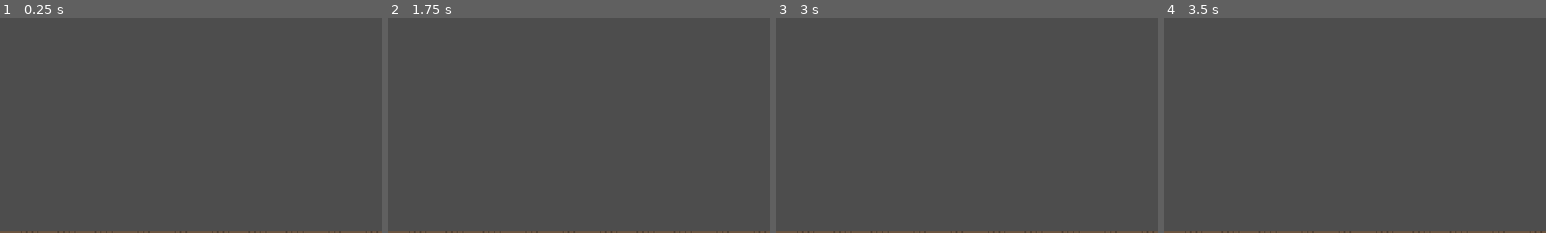
Above: before the commit, frames 1-4 (left to right).
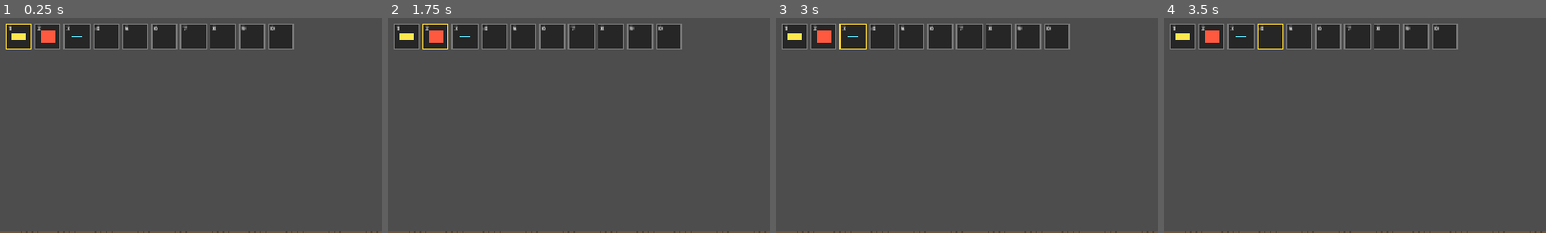
Above: after the commit, the same moments.

Repository: meyer1994/trr
Game: Godot game, scene res://scenes/main.tscn
Same seed, same stepped clock (60 frames per second), same inputs: the game is played once before the commit and once after it.
Inputs (mouse positions are % of the whole screen's width and height, from its top left):
- Up to frame 1 (0.25 s): no input
- Up to frame 2 (1.75 s): tap Enter at 0.5 s; move the mouse to (72, 45) at 0.52 s; press the mouse at (72, 45) at 0.53 s; hold Right (move_right) from 0.53 s (still down); tap Space (jump) at 0.77, 1.25, 1.52 s; tap 1 at 0.8, 1.35 s; move the mouse to (30, 55) at 1.27 s; release the mouse at (30, 55) at 1.28 s; tap 2 at 1.55 s
- Up to frame 3 (3 s): tap Enter at 2 s; move the mouse to (60, 28) at 2.02 s; release Right (move_right) at 2.03 s; hold Left (move_left) 2.03-2.78 s; tap 2 at 2.1 s; tap 3 at 2.3, 2.85 s; tap Space (jump) at 2.75 s; move the mouse to (45, 70) at 2.77 s; hold Right (move_right) from 2.78 s (still down)
- Up to frame 4 (3.5 s): keep holding Right (move_right); tap Space (jump) at 3.02 s; tap 4 at 3.05 s
The pictures show only the part of the screen within x 0-50%, y 0-50%; the shares and areas given below are measured in that part.

The runs differ from the first frame. In frame 1, 8.2% of the frame differs, in the area x 1-77%, y 2-15%; in frame 2, 8.2%; in frame 3, 8.2%; in frame 4, 8.2%.

Commit message:
Add 10-slot hotbar with number-key selection of projectile tools
Co-authored-by: Cursor <cursoragent@cursor.com>

Diff:
--- a/scenes/main.tscn
+++ b/scenes/main.tscn
@@ -1,7 +1,12 @@
-[gd_scene load_steps=4 format=3]
+[gd_scene load_steps=9 format=3]
 
 [ext_resource type="Script" path="res://scripts/player.gd" id="1_player"]
 [ext_resource type="Script" path="res://scripts/map.gd" id="2_map"]
+[ext_resource type="Script" path="res://scripts/hotbar.gd" id="3_hotbar"]
+[ext_resource type="Script" path="res://scripts/tool.gd" id="4_tool"]
+[ext_resource type="Resource" path="res://tools/blaster.tres" id="5_blaster"]
+[ext_resource type="Resource" path="res://tools/bomb.tres" id="6_bomb"]
+[ext_resource type="Resource" path="res://tools/needle.tres" id="7_needle"]
 
 [sub_resource type="RectangleShape2D" id="RectangleShape2D_player"]
 size = Vector2(13.6, 13.6)
@@ -13,10 +18,11 @@
 script = ExtResource("2_map")
 player = NodePath("../Player")
 
-[node name="Player" type="CharacterBody2D" parent="."]
+[node name="Player" type="CharacterBody2D" parent="." node_paths=PackedStringArray("hotbar")]
 position = Vector2(576, 480)
 collision_layer = 2
 script = ExtResource("1_player")
+hotbar = NodePath("../UI/Hotbar")
 
 [node name="CollisionShape2D" type="CollisionShape2D" parent="Player"]
 shape = SubResource("RectangleShape2D_player")
@@ -27,3 +33,14 @@
 offset_right = 6.8
 offset_bottom = 6.8
 color = Color(0.95, 0.55, 0.2, 1)
+
+[node name="UI" type="CanvasLayer" parent="."]
+
+[node name="Hotbar" type="HBoxContainer" parent="UI"]
+offset_left = 8.0
+offset_top = 8.0
+offset_right = 444.0
+offset_bottom = 48.0
+theme_override_constants/separation = 4
+script = ExtResource("3_hotbar")
+tools = Array[ExtResource("4_tool")]([ExtResource("5_blaster"), ExtResource("6_bomb"), ExtResource("7_needle")])
--- /dev/null
+++ b/scripts/hotbar.gd
@@ -0,0 +1,68 @@
+class_name Hotbar
+extends HBoxContainer
+
+const SLOT_COUNT := 10
+const SLOT_SIZE := Vector2(40, 40)
+const SLOT_KEYS: Array[Key] = [KEY_1, KEY_2, KEY_3, KEY_4, KEY_5, KEY_6, KEY_7, KEY_8, KEY_9, KEY_0]
+const ICON_SCALE := 2.0
+const BACKGROUND_COLOR := Color(0, 0, 0, 0.5)
+const BORDER_COLOR := Color(1, 1, 1, 0.25)
+const SELECTED_BORDER_COLOR := Color(1, 0.85, 0.2)
+
+@export var tools: Array[Tool] = []
+
+var selected_index := 0
+var selected_tool: Tool:
+	get:
+		return tools[selected_index] if selected_index < tools.size() else null
+
+var _slot_styles: Array[StyleBoxFlat] = []
+
+
+func _ready() -> void:
+	mouse_filter = MOUSE_FILTER_IGNORE
+	for index in SLOT_COUNT:
+		add_child(_build_slot(index))
+	_refresh_selection()
+
+
+func _unhandled_input(event: InputEvent) -> void:
+	if not (event is InputEventKey and event.pressed and not event.echo):
+		return
+	var index := SLOT_KEYS.find(event.physical_keycode)
+	if index != -1:
+		selected_index = index
+		_refresh_selection()
+		get_viewport().set_input_as_handled()
+
+
+func _build_slot(index: int) -> Control:
+	var style := StyleBoxFlat.new()
+	style.bg_color = BACKGROUND_COLOR
+	style.set_border_width_all(2)
+	_slot_styles.append(style)
+
+	var slot := Panel.new()
+	slot.custom_minimum_size = SLOT_SIZE
+	slot.mouse_filter = MOUSE_FILTER_IGNORE
+	slot.add_theme_stylebox_override("panel", style)
+
+	if index < tools.size() and tools[index] != null:
+		var icon := ColorRect.new()
+		icon.mouse_filter = MOUSE_FILTER_IGNORE
+		icon.color = tools[index].color
+		icon.size = tools[index].projectile_size * ICON_SCALE
+		icon.position = (SLOT_SIZE - icon.size) / 2
+		slot.add_child(icon)
+
+	var label := Label.new()
+	label.text = str((index + 1) % 10)
+	label.position = Vector2(4, 0)
+	label.add_theme_font_size_override("font_size", 10)
+	slot.add_child(label)
+	return slot
+
+
+func _refresh_selection() -> void:
+	for index in _slot_styles.size():
+		_slot_styles[index].border_color = SELECTED_BORDER_COLOR if index == selected_index else BORDER_COLOR
--- a/scripts/player.gd
+++ b/scripts/player.gd
@@ -5,7 +5,8 @@
 const FALL_LIMIT_Y := 1000.0
 const PROJECTILE_SCENE := preload("res://scenes/projectile.tscn")
 const PROJECTILE_SPAWN_OFFSET := 12.0
-const FIRE_INTERVAL := 0.1
+
+@export var hotbar: Hotbar
 
 @onready var spawn_position := position
 var fire_cooldown := 0.0
@@ -21,9 +22,10 @@
 	velocity.x = Input.get_axis("move_left", "move_right") * SPEED
 
 	fire_cooldown = maxf(fire_cooldown - delta, 0.0)
-	if Input.is_action_pressed("shoot") and fire_cooldown == 0.0:
-		_shoot()
-		fire_cooldown = FIRE_INTERVAL
+	var tool := hotbar.selected_tool if hotbar else null
+	if tool and Input.is_action_pressed("shoot") and fire_cooldown == 0.0:
+		_shoot(tool)
+		fire_cooldown = tool.fire_interval
 
 	move_and_slide()
 
@@ -32,12 +34,13 @@
 		velocity = Vector2.ZERO
 
 
-func _shoot() -> void:
+func _shoot(tool: Tool) -> void:
 	var aim := global_position.direction_to(get_global_mouse_position())
 	if aim == Vector2.ZERO:
 		aim = Vector2.RIGHT
 
 	var projectile := PROJECTILE_SCENE.instantiate()
 	projectile.direction = aim
+	projectile.tool = tool
 	projectile.position = position + aim * PROJECTILE_SPAWN_OFFSET
 	get_parent().add_child(projectile)
--- a/scripts/projectile.gd
+++ b/scripts/projectile.gd
@@ -1,21 +1,25 @@
 extends Node2D
 
-const SPEED := 700.0
 const LIFETIME := 2.0
-const BLAST_RADIUS := 10.0
 const WORLD_COLLISION_MASK := 1
 
 var direction := Vector2.RIGHT
+var tool: Tool
+
+@onready var body: ColorRect = $ColorRect
 
 
 func _ready() -> void:
 	rotation = direction.angle()
+	body.color = tool.color
+	body.size = tool.projectile_size
+	body.position = -tool.projectile_size / 2
 	get_tree().create_timer(LIFETIME).timeout.connect(queue_free)
 
 
 func _physics_process(delta: float) -> void:
 	# Ray-cast each step so fast shots can't skip over thin walls between frames.
-	var next_position := global_position + direction * SPEED * delta
+	var next_position := global_position + direction * tool.speed * delta
 	var query := PhysicsRayQueryParameters2D.create(global_position, next_position, WORLD_COLLISION_MASK)
 	query.hit_from_inside = true
 	var hit := get_world_2d().direct_space_state.intersect_ray(query)
@@ -24,5 +28,5 @@
 		return
 
 	if hit.collider.has_method("destroy_area"):
-		hit.collider.destroy_area(hit.position, BLAST_RADIUS)
+		hit.collider.destroy_area(hit.position, tool.blast_radius)
 	queue_free()
--- /dev/null
+++ b/scripts/tool.gd
@@ -0,0 +1,9 @@
+class_name Tool
+extends Resource
+
+@export var display_name := ""
+@export var color := Color.WHITE
+@export var projectile_size := Vector2(12, 6)
+@export var speed := 700.0
+@export var blast_radius := 10.0
+@export var fire_interval := 0.1
--- /dev/null
+++ b/tools/blaster.tres
@@ -0,0 +1,12 @@
+[gd_resource type="Resource" script_class="Tool" load_steps=2 format=3]
+
+[ext_resource type="Script" path="res://scripts/tool.gd" id="1_tool"]
+
+[resource]
+script = ExtResource("1_tool")
+display_name = "Blaster"
+color = Color(1, 0.9, 0.3, 1)
+projectile_size = Vector2(12, 6)
+speed = 700.0
+blast_radius = 10.0
+fire_interval = 0.1
--- /dev/null
+++ b/tools/bomb.tres
@@ -0,0 +1,12 @@
+[gd_resource type="Resource" script_class="Tool" load_steps=2 format=3]
+
+[ext_resource type="Script" path="res://scripts/tool.gd" id="1_tool"]
+
+[resource]
+script = ExtResource("1_tool")
+display_name = "Bomb"
+color = Color(1, 0.35, 0.25, 1)
+projectile_size = Vector2(10, 10)
+speed = 400.0
+blast_radius = 28.0
+fire_interval = 0.4
--- /dev/null
+++ b/tools/needle.tres
@@ -0,0 +1,12 @@
+[gd_resource type="Resource" script_class="Tool" load_steps=2 format=3]
+
+[ext_resource type="Script" path="res://scripts/tool.gd" id="1_tool"]
+
+[resource]
+script = ExtResource("1_tool")
+display_name = "Needle"
+color = Color(0.4, 0.9, 1, 1)
+projectile_size = Vector2(8, 2)
+speed = 1200.0
+blast_radius = 5.0
+fire_interval = 0.03
Not shown, added: scripts/hotbar.gd.uid
Not shown, added: scripts/tool.gd.uid
